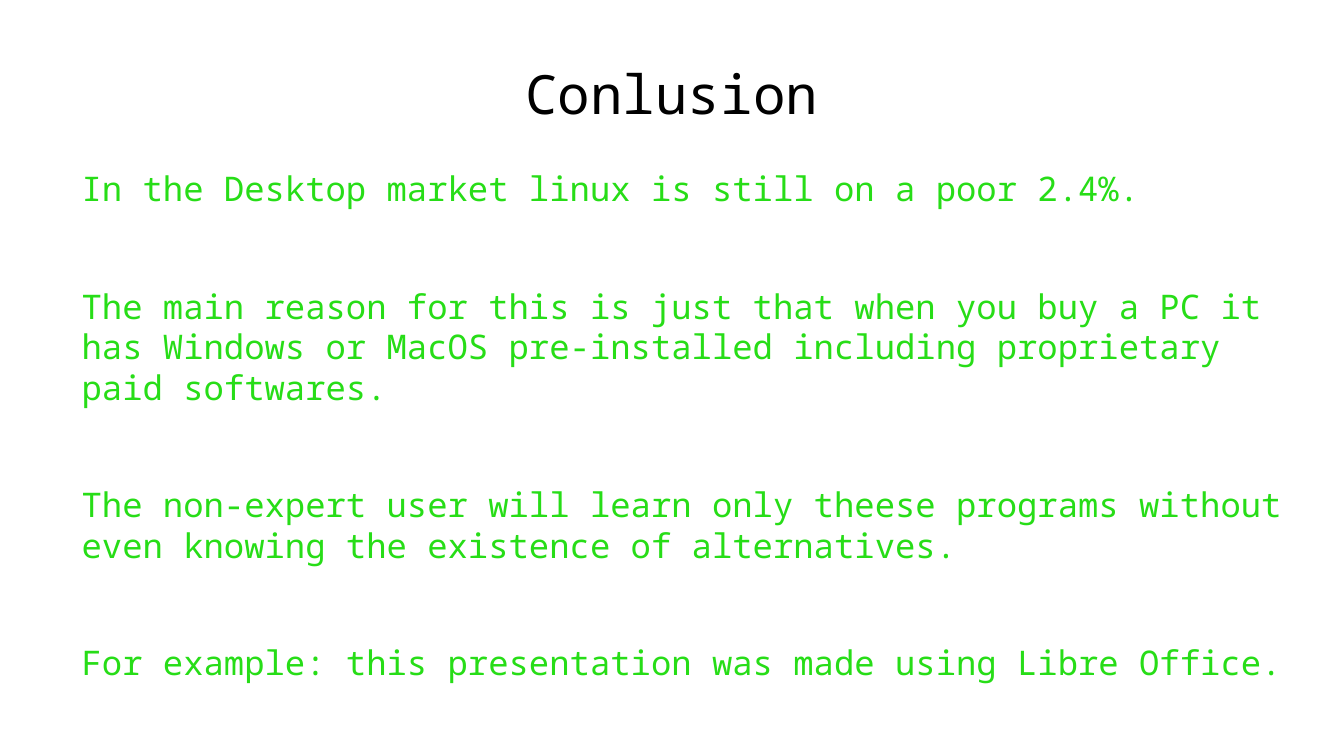
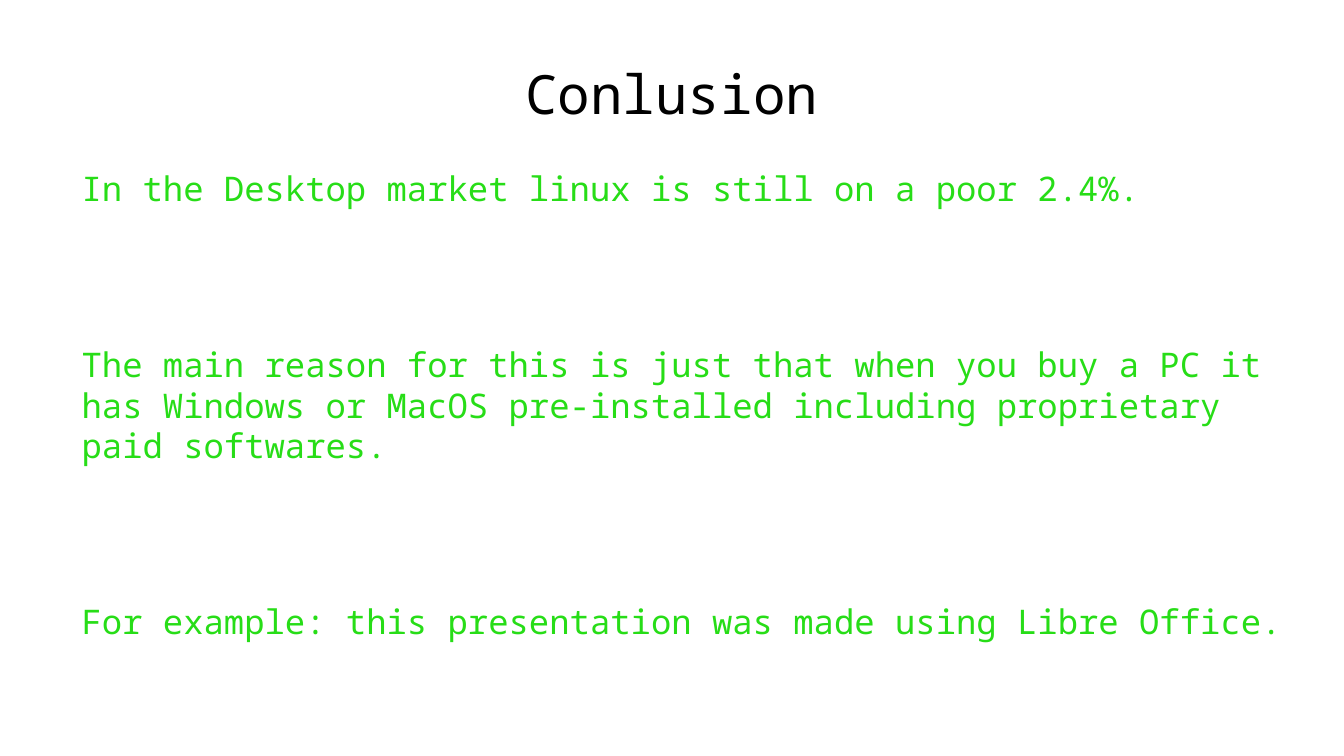
Before and after one commit to WAPEETY/open-source-presentation, a slide deck: slide 12 of open_source.odp (slide 11 before the commit). Drawn at 1344x756 pixels with LibreOffice and Linux fonts; fonts in the diff are those of the drawing; background and template pictures are left out. Boxes give left, top, right and bottom in pixels: in the first picture for what was removed or moved away, otherwise in the second. Text is boxed around its words. In the diff, an @@ line names an element or a change of style, - is before the commit and + after.

```diff
--- a/open_source.odp
+++ b/open_source.odp
@@ text at [82, 491, 1281, 567]: paragraph removed @@
-The non-expert user will learn only theese programs without even knowing the existence of alternatives.
```
Also in this commit, not shown: 5 other slides changed, 1 slide added.
